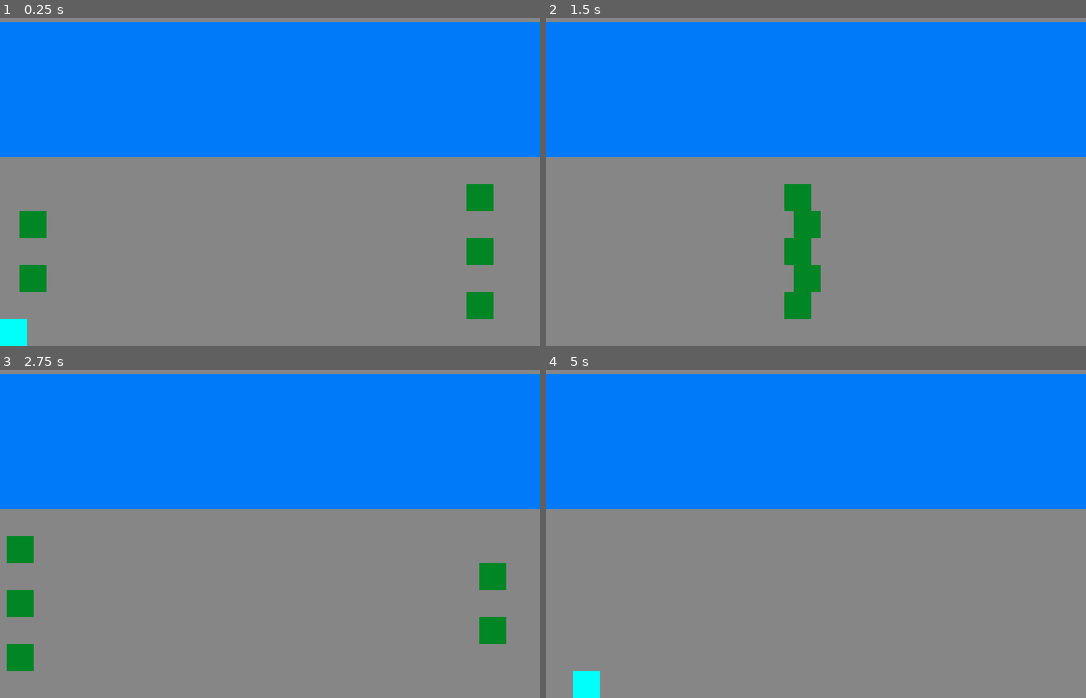
Above: before the commit, frames 1-4 (two rows, left to right).
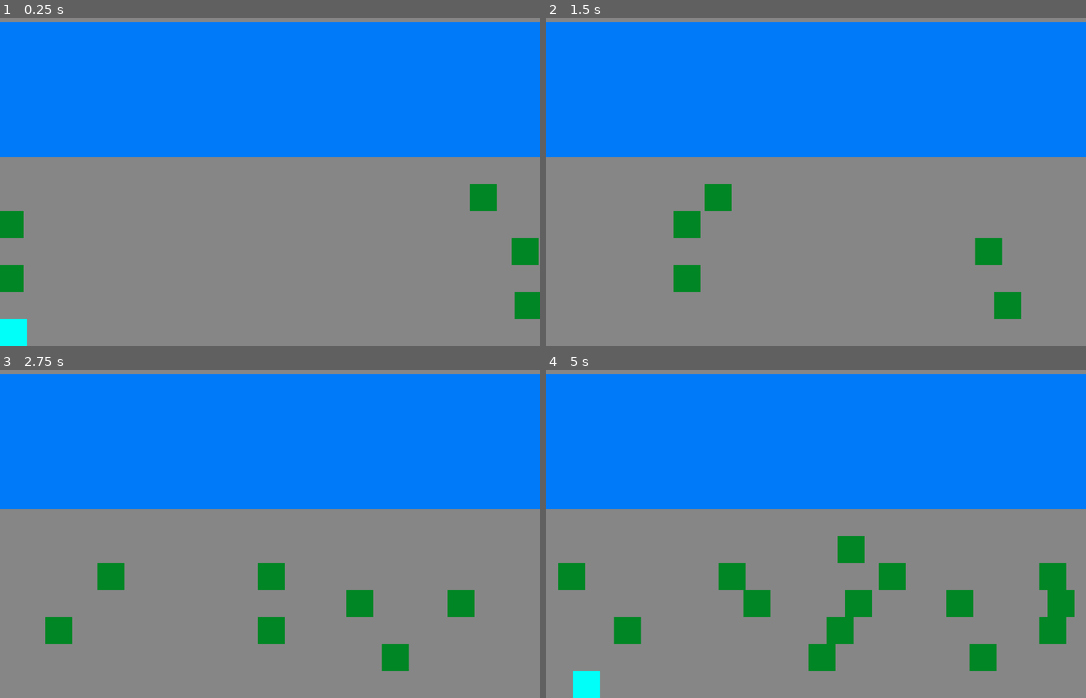
Above: after the commit, the same moments.

Repository: nandorespawns/frogger-clone
Game: Godot game, scene res://Scene/game.tscn
Same seed, same stepped clock (60 frames per second), same inputs: the game is played once before the commit and once after it.
Inputs:
- Up to frame 1 (0.25 s): no input
- Up to frame 2 (1.5 s): hold D (move_right) 0.53-1.28 s; hold S (move_down) from 1.28 s (still down)
- Up to frame 3 (2.75 s): release S (move_down) at 2.03 s; hold D (move_right) from 2.03 s (still down)
- Up to frame 4 (5 s): release D (move_right) at 2.78 s; hold W (move_up) 2.78-3.53 s; hold A (move_left) from 3.53 s (still down)

The runs differ from the first frame. In frame 1, 3.0% of the frame differs, in the area x 0-100%, y 50-92%; in frame 2, 4.1%; in frame 3, 5.0%; in frame 4, 5.8%, in the area x 2-98%, y 50-92%.

Commit message:
car manager revamped

Diff:
--- a/frogger-clone/Scene/car.tscn
+++ b/frogger-clone/Scene/car.tscn
@@ -19,11 +19,10 @@
 
 [node name="hitbox" type="Area2D" parent="."]
 collision_layer = 4
+collision_mask = 17
 
 [node name="CollisionShape2D" type="CollisionShape2D" parent="hitbox"]
 shape = SubResource("RectangleShape2D_uukhu")
 debug_color = Color(0.982896, 0.129411, 3.85046e-07, 0.42)
 
-[node name="movement_timer" type="Timer" parent="."]
-wait_time = 0.1
-one_shot = true
+[connection signal="area_entered" from="hitbox" to="." method="_on_hitbox_area_entered"]
--- a/frogger-clone/Scene/car_manager.tscn
+++ b/frogger-clone/Scene/car_manager.tscn
@@ -1,6 +1,26 @@
-[gd_scene load_steps=2 format=3 uid="uid://dg1b81eg7vabw"]
+[gd_scene load_steps=3 format=3 uid="uid://dg1b81eg7vabw"]
 
 [ext_resource type="Script" uid="uid://dl7rkeasuukp8" path="res://Scripts/car_manager.gd" id="1_txd8u"]
 
+[sub_resource type="RectangleShape2D" id="RectangleShape2D_txd8u"]
+size = Vector2(20, 264)
+
 [node name="car_manager" type="Node"]
 script = ExtResource("1_txd8u")
+
+[node name="spawn_timer" type="Timer" parent="."]
+one_shot = true
+
+[node name="dead_zone" type="Area2D" parent="."]
+collision_layer = 16
+collision_mask = 4
+
+[node name="CollisionShape2D" type="CollisionShape2D" parent="dead_zone"]
+position = Vector2(-129, 121)
+shape = SubResource("RectangleShape2D_txd8u")
+
+[node name="CollisionShape2D2" type="CollisionShape2D" parent="dead_zone"]
+position = Vector2(443, 121)
+shape = SubResource("RectangleShape2D_txd8u")
+
+[connection signal="area_entered" from="dead_zone" to="." method="_on_dead_zone_area_entered"]
--- a/frogger-clone/Scripts/car.gd
+++ b/frogger-clone/Scripts/car.gd
@@ -1,12 +1,15 @@
 extends Node2D
 
 var tile_size = 16
-@onready var movement_timer: Timer = $movement_timer
+
 var direction = {
 	"right": Vector2.RIGHT,
 	"left": Vector2.LEFT
 }
-var animation_speed = 6
+
+#animation_speed is the amount of time it takes to move across 1 tile
+var animation_speed = 0.5
+
 
 @export var direction_picked: String
 
@@ -14,16 +17,22 @@
 	position = position.snapped(Vector2.ONE * tile_size)
 	position += Vector2.ONE * tile_size/2
 
+
 func _process(_delta: float) -> void:
 	move_car()
 
 func move_car():
-	if movement_timer.is_stopped():
-		movement_timer.start()
-		var tween = create_tween()
 
-		tween.tween_property(self, "position",
-		position + direction[direction_picked] * tile_size,
-		1.0/animation_speed).set_trans(Tween.TRANS_SINE)
+	var tween = create_tween()
 
-		#position += direction[direction_picked] * tile_size
+	tween.tween_property(
+		self,
+		"position",
+		position + direction[direction_picked] * (tile_size),
+		animation_speed
+	).set_trans(Tween.TRANS_LINEAR)
+
+
+func _on_hitbox_area_entered(area: Area2D) -> void:
+	if area.name == "dead_zone":
+		queue_free()
--- a/frogger-clone/Scripts/car_manager.gd
+++ b/frogger-clone/Scripts/car_manager.gd
@@ -1,8 +1,9 @@
 extends Node
 
 var CAR = preload("res://Scene/car.tscn")
+@onready var spawn_timer: Timer = $spawn_timer
 
-var default_x = 312
+var default_x = 320
 var default_x_left = -8
 var default_y = 201
 var car_separation_y = 16
@@ -12,35 +13,73 @@
 	"right": "right"
 }
 
+#array of dictionaries
+var row_properties = [
+	{
+		"speed": 1,
+		"spawn_timer_duration": 3,
+		"spawn_point": "right",
+		"timer": Timer.new()
+	},
+	{
+		"speed": 0.5,
+		"spawn_timer_duration": 2,
+		"spawn_point": "left",
+		"timer": Timer.new()
+
+	},
+	{	"speed": 0.8,
+		"spawn_timer_duration": 1.5,
+		"spawn_point": "right",
+		"timer": Timer.new()
+
+	},
+	{	"speed": 0.5,
+		"spawn_timer_duration": 1.5,
+		"spawn_point": "left",
+		"timer": Timer.new()
+
+	},
+	{	"speed": 0.2,
+		"spawn_timer_duration": 4,
+		"spawn_point": "right",
+		"timer": Timer.new()
+
+	}
+]
+
 func _ready() -> void:
+	for row_index in row_properties.size():
+		var properties = row_properties[row_index]
+
+		var car_timer = properties["timer"]
+		car_timer.wait_time = properties["spawn_timer_duration"]
+		car_timer.one_shot = true
+		add_child(car_timer)
+
+
+func _process(_delta: float) -> void:
 	populate()
 
 
 func populate():
-	for row in range(5):
-		var new_car = CAR.instantiate()
-		new_car.position.y = default_y - (car_separation_y * row)
-		add_child(new_car)
-		if row == 0:
-			new_car.direction_picked = row_direction["left"]
-			new_car.position.x = default_x
+	for row_index in row_properties.size():
+		var properties = row_properties[row_index]
+
+		var car_timer = properties["timer"]
+
+		if car_timer.is_stopped():
+			car_timer.start()
+			var new_car = CAR.instantiate()
+			new_car.position.y = default_y - (car_separation_y * row_index)
+			add_child(new_car)
 
 
-		elif row == 1:
-			new_car.direction_picked = row_direction["right"]
-			new_car.position.x = default_x_left
+			if (properties["spawn_point"] == "right"):
+				new_car.direction_picked = "left"
+				new_car.position.x = default_x
 
-
-		elif row == 2:
-			new_car.direction_picked = row_direction["left"]
-			new_car.position.x = default_x
-
-
-		elif row == 3:
-			new_car.direction_picked = row_direction["right"]
-			new_car.position.x = default_x_left
-
-
-		elif row == 4:
-			new_car.direction_picked = row_direction["left"]
-			new_car.position.x = default_x
+			else:
+				new_car.direction_picked = "right"
+				new_car.position.x = default_x_left
+			new_car.animation_speed = properties["speed"]
--- a/frogger-clone/Scripts/player.gd
+++ b/frogger-clone/Scripts/player.gd
@@ -1,14 +1,16 @@
 extends Node2D
 
 var tile_size = 16
-var inputs = {"move_right": Vector2.RIGHT,
-			"move_left": Vector2.LEFT,
-			"move_up": Vector2.UP,
-			"move_down": Vector2.DOWN}
+var inputs = {
+	"move_right": Vector2.RIGHT,
+	"move_left": Vector2.LEFT,
+	"move_up": Vector2.UP,
+	"move_down": Vector2.DOWN
+}
 
 @onready var ray: RayCast2D = $RayCast2D
 
-var animation_speed = 6
+var animation_speed = 5
 var moving = false
 
 func _ready() -> void:
@@ -32,7 +34,7 @@
 
 		tween.tween_property(self, "position",
 		position + inputs[dir] * tile_size,
-		1.0/animation_speed).set_trans(Tween.TRANS_SINE)
+		1.0/animation_speed).set_trans(Tween.TRANS_LINEAR)
 
 		moving = true
 		await tween.finished
@@ -40,4 +42,4 @@
 
 
 func _on_hurtbox_area_entered(_area: Area2D) -> void:
-	print("detected")
+	pass
--- a/frogger-clone/project.godot
+++ b/frogger-clone/project.godot
@@ -59,6 +59,7 @@
 2d_physics/layer_1="player"
 2d_physics/layer_2="non-walkable-tile"
 2d_physics/layer_3="car"
+2d_physics/layer_5="dead_zone"
 
 [rendering]
 
